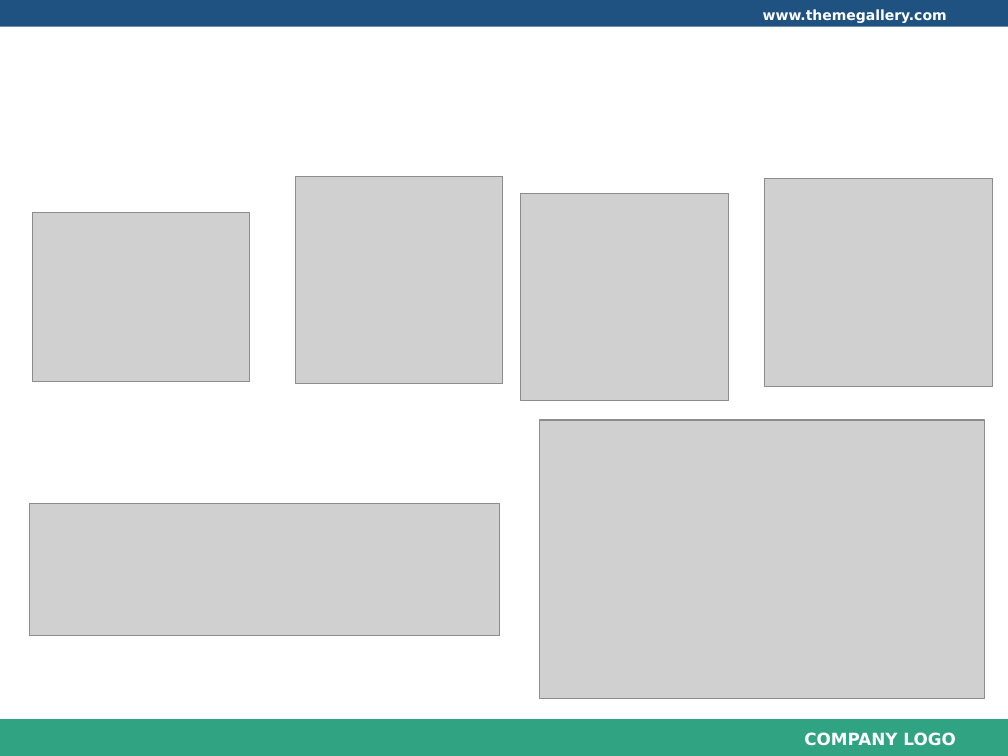
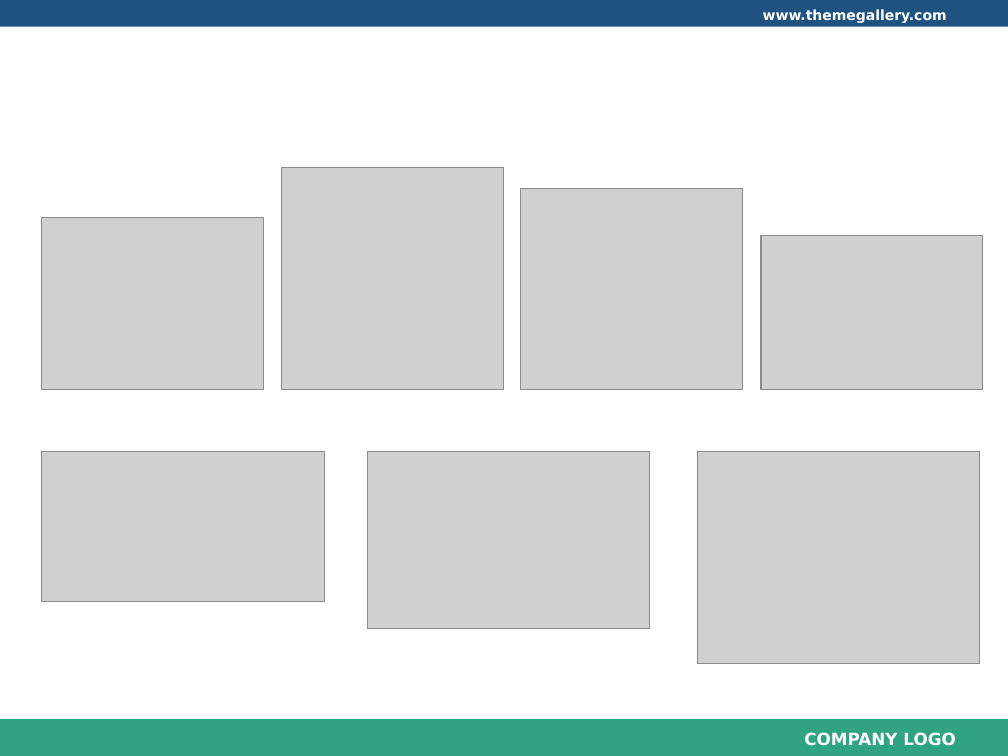
Before and after one commit to longdao2904/capstone-project-teamx, a slide deck: slide 15 of iDeliver presentation.pptx. Drawn at 1008x756 pixels with LibreOffice and Linux fonts; fonts in the diff are those of the drawing; grey boxes stand for pictures; background and template pictures are left out. Boxes give left, top, right and bottom in pixels: in the first picture for what was removed or moved away, otherwise in the second. Text is boxed around its words. In the diff, an @@ line names an element or a change of style, - is before the commit and + after.

```diff
--- a/iDeliver presentation.pptx
+++ b/iDeliver presentation.pptx
@@ picture: place and size @@
-picture at <box>295,176,503,384</box>
+picture at <box>282,168,504,390</box>
@@ picture: place and size @@
-picture at <box>764,178,993,386</box>
+picture at <box>521,188,743,390</box>
@@ picture removed at <box>521,194,729,401</box> @@
@@ picture: place and size @@
-picture at <box>33,213,250,381</box>
+picture at <box>42,218,264,390</box>
@@ picture added at <box>761,236,983,390</box> @@
@@ picture added at <box>42,452,325,601</box> @@
@@ picture: place and size @@
-picture at <box>539,420,985,699</box>
+picture at <box>367,452,649,628</box>
@@ picture added at <box>698,452,980,663</box> @@
@@ picture removed at <box>29,504,500,636</box> @@
```
Also in this commit, not shown: 1 other slide changed.
